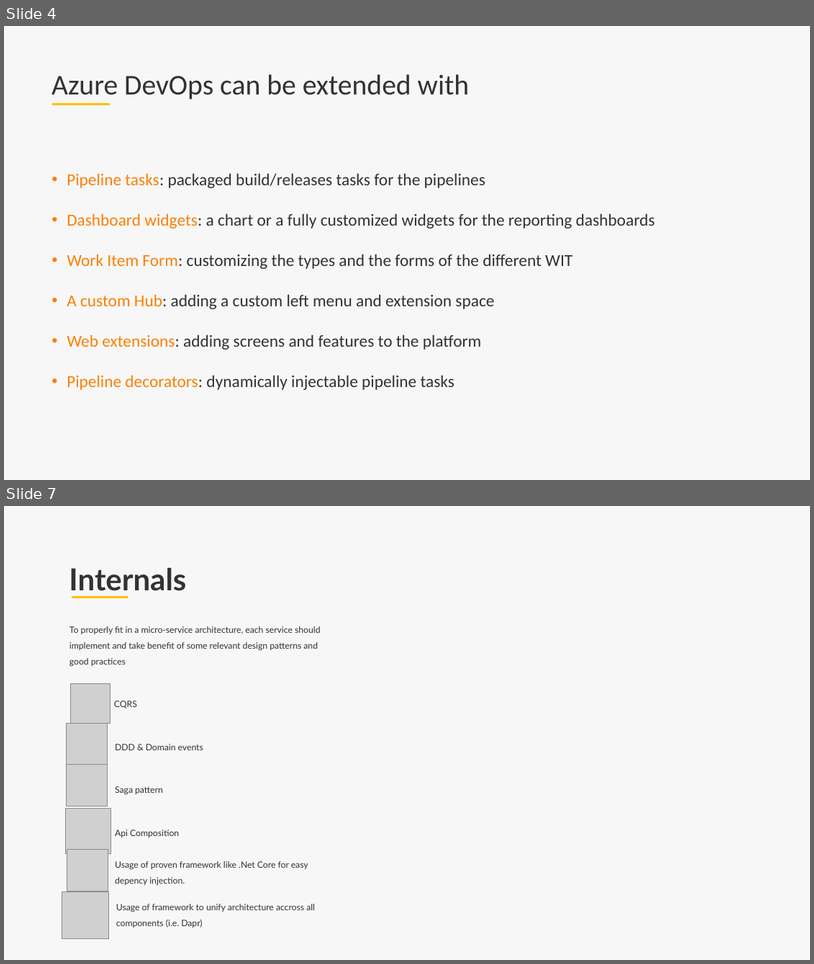
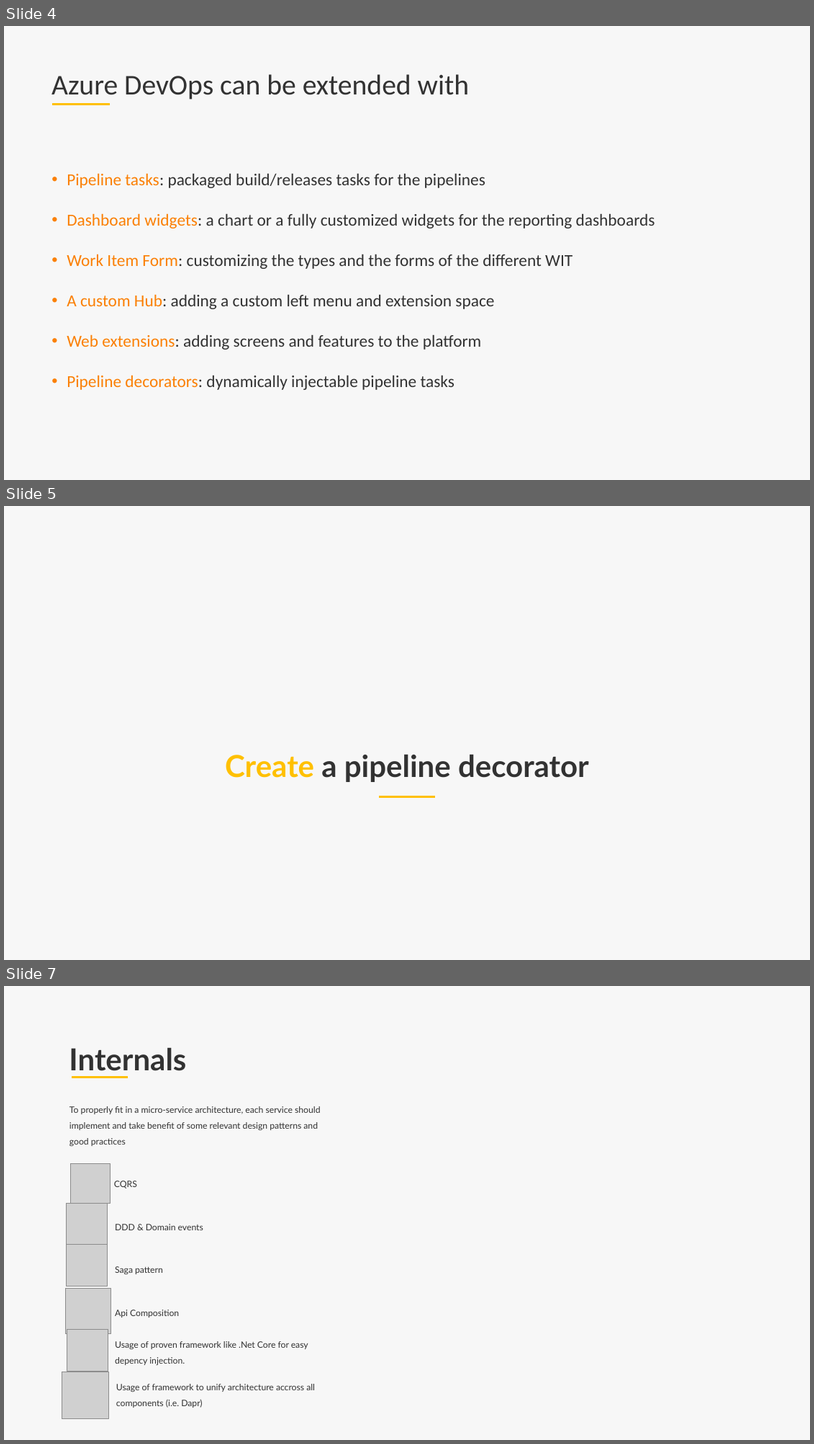
Before and after one commit to lgmorand/azure-devops-pipeline-decorators, a slide deck: presentation/Azure DevOps - pipeline decorators.pptx. Shown one above the other, each under a label of ours: slides 4 and 7 before the commit, slides 4, 5 and 7 after it; the slides between them are not shown. The pictures are 814x964 and 814x1444 pixels, drawn with LibreOffice and Linux fonts; fonts in the diff are those of the drawing; grey boxes stand for pictures; background and template pictures are left out. Boxes give left, top, right and bottom in pixels: in the first picture for what was removed or moved away, otherwise in the second. Text is boxed around its words. In the diff, an @@ line names an element or a change of style, - is before the commit and + after.

```diff
--- a/presentation/Azure DevOps - pipeline decorators.pptx
+++ b/presentation/Azure DevOps - pipeline decorators.pptx
@@ slide 5 added at box(4, 506, 810, 960), background #F7F7F7 @@
@@ text added at box(225, 754, 589, 782), 36 pt, text #323232, bold @@
+Create a pipeline decorator
@@ line added from (379, 797) to (435, 797), #FFC000 2.25 pt @@
```
Also in this commit, not shown: 8 other slides added, 3 slides removed, 2 other files.
